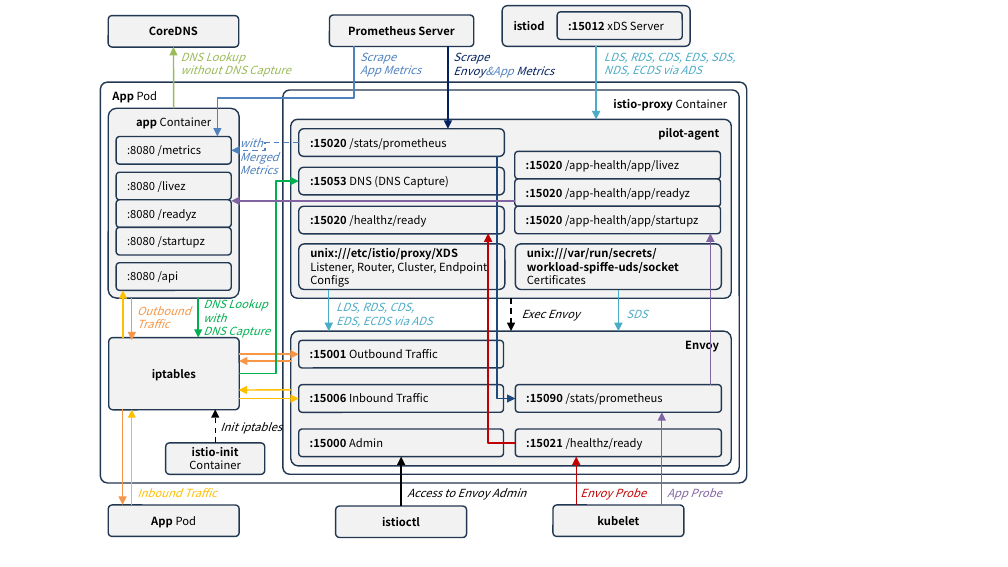
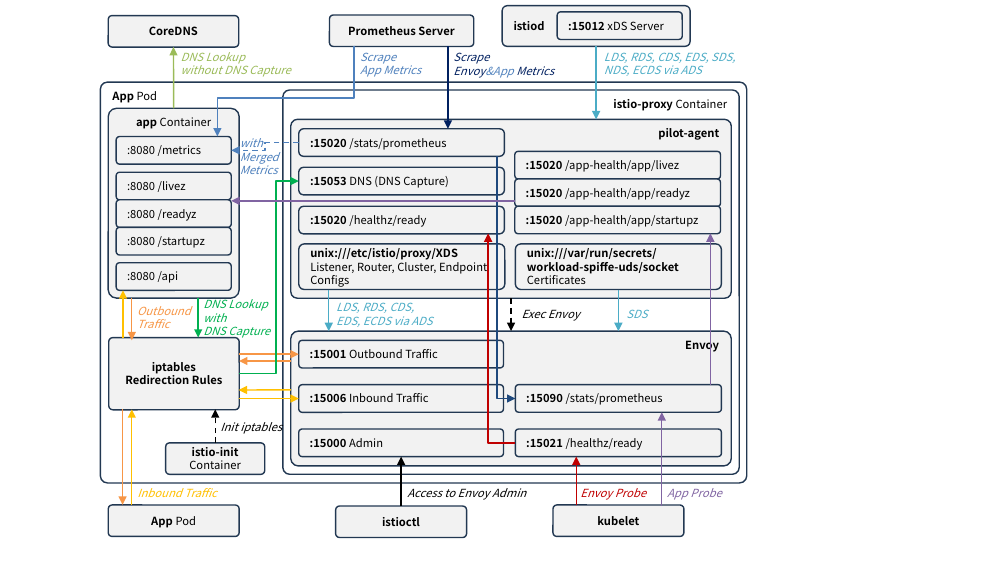
Before and after one commit to ssup2/blog-software, a slide deck: slide 1 of content/docs/theory-analysis/envoy-architecture-istio/images/images.pptx. Drawn at 1008x567 pixels with LibreOffice and Linux fonts; fonts in the diff are those of the drawing. Boxes give left, top, right and bottom in pixels: in the first picture for what was removed or moved away, otherwise in the second. Text is boxed around its words. In the diff, an @@ line names an element or a change of style, - is before the commit and + after.

```diff
--- a/content/docs/theory-analysis/envoy-architecture-istio/images/images.pptx
+++ b/content/docs/theory-analysis/envoy-architecture-istio/images/images.pptx
@@ text in rounded rectangle at [125, 373, 222, 384]: paragraph added @@
+Redirection Rules
```
Also in this commit, not shown: 1 other file.
